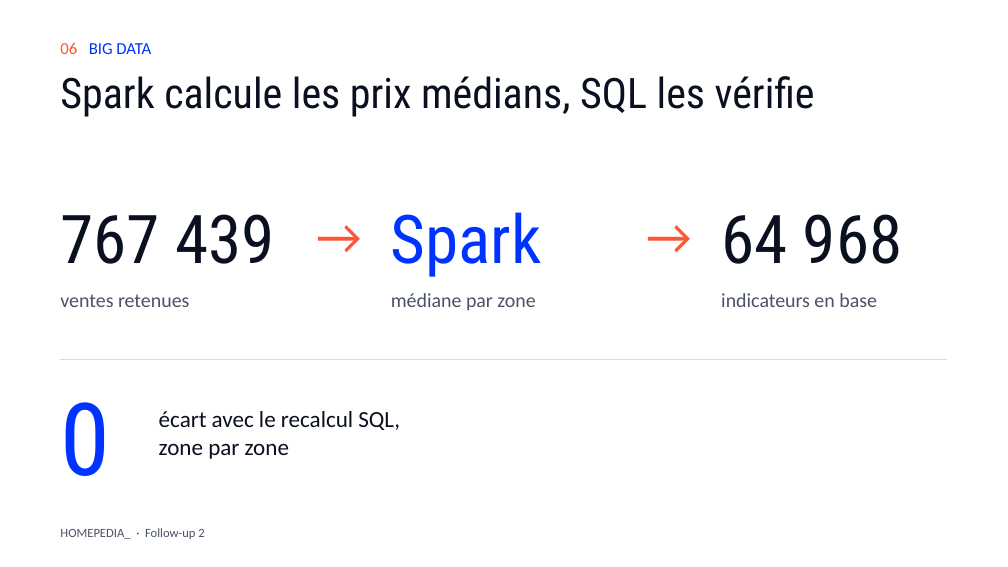
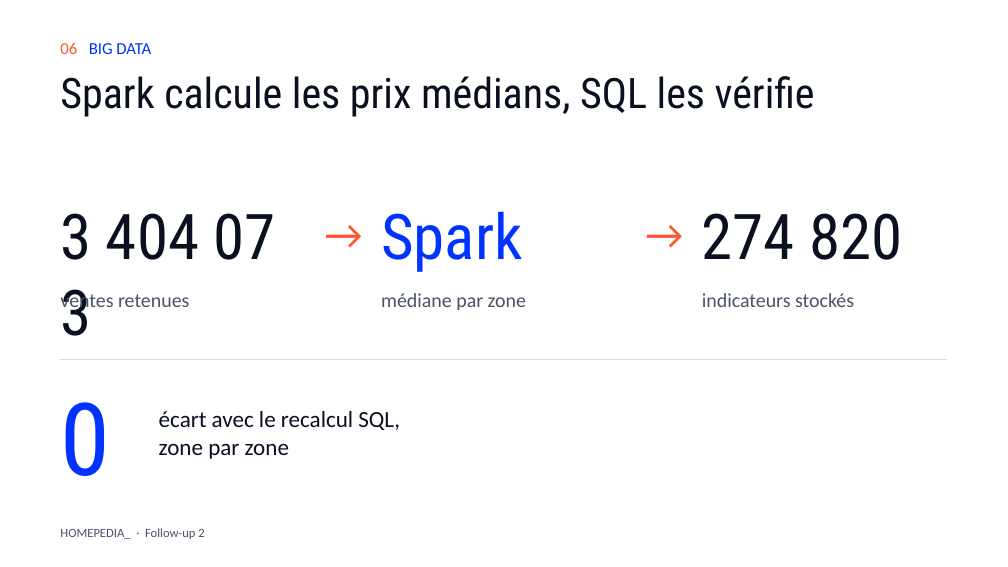
Before and after one commit to NicolasThao/T-DAT-901-Homepedia, a slide deck: slide 6 of docs/followup2/Homepedia_Follow-up_2.pptx. Drawn at 1008x567 pixels with LibreOffice and Linux fonts; fonts in the diff are those of the drawing. Boxes give left, top, right and bottom in pixels: in the first picture for what was removed or moved away, otherwise in the second. Text is boxed around its words. In the diff, an @@ line names an element or a change of style, - is before the commit and + after.

```diff
--- a/docs/followup2/Homepedia_Follow-up_2.pptx
+++ b/docs/followup2/Homepedia_Follow-up_2.pptx
@@ text "→": place and size @@
-text "→" at [287, 204, 391, 280]
+text "→" at [306, 208, 381, 284]
@@ text "→" at [306, 208, 381, 284]: size 48 to 40 pt @@
@@ text "Spark": place and size @@
-text "Spark" at [391, 212, 542, 277]
+text "Spark" at [381, 211, 522, 272]
@@ text "Spark" at [381, 211, 522, 272]: size 64 to 60 pt @@
@@ text "→" at [627, 208, 702, 284]: size 48 to 40 pt @@
@@ text "→": place and size @@
-text "→" at [618, 204, 721, 280]
+text "→" at [627, 208, 702, 284]
@@ text at [60, 213, 199, 260]: text changed; size 64 to 60 pt @@
-767 439
+3 404 073
@@ text at [702, 213, 902, 260]: text changed; size 64 to 60 pt @@
-64 968
+274 820
@@ text "ventes retenues" rewrapped from [60, 294, 189, 307] to [60, 290, 189, 312] @@
@@ text "médiane par zone": place and size @@
-text "médiane par zone" at [391, 293, 535, 310]
+text "médiane par zone" at [381, 293, 526, 310]
@@ text at [702, 293, 854, 307]: text changed @@
-indicateurs en base
+indicateurs stockés
```
Also in this commit, not shown: 5 other slides changed, 1 slide added, 23 other files.
